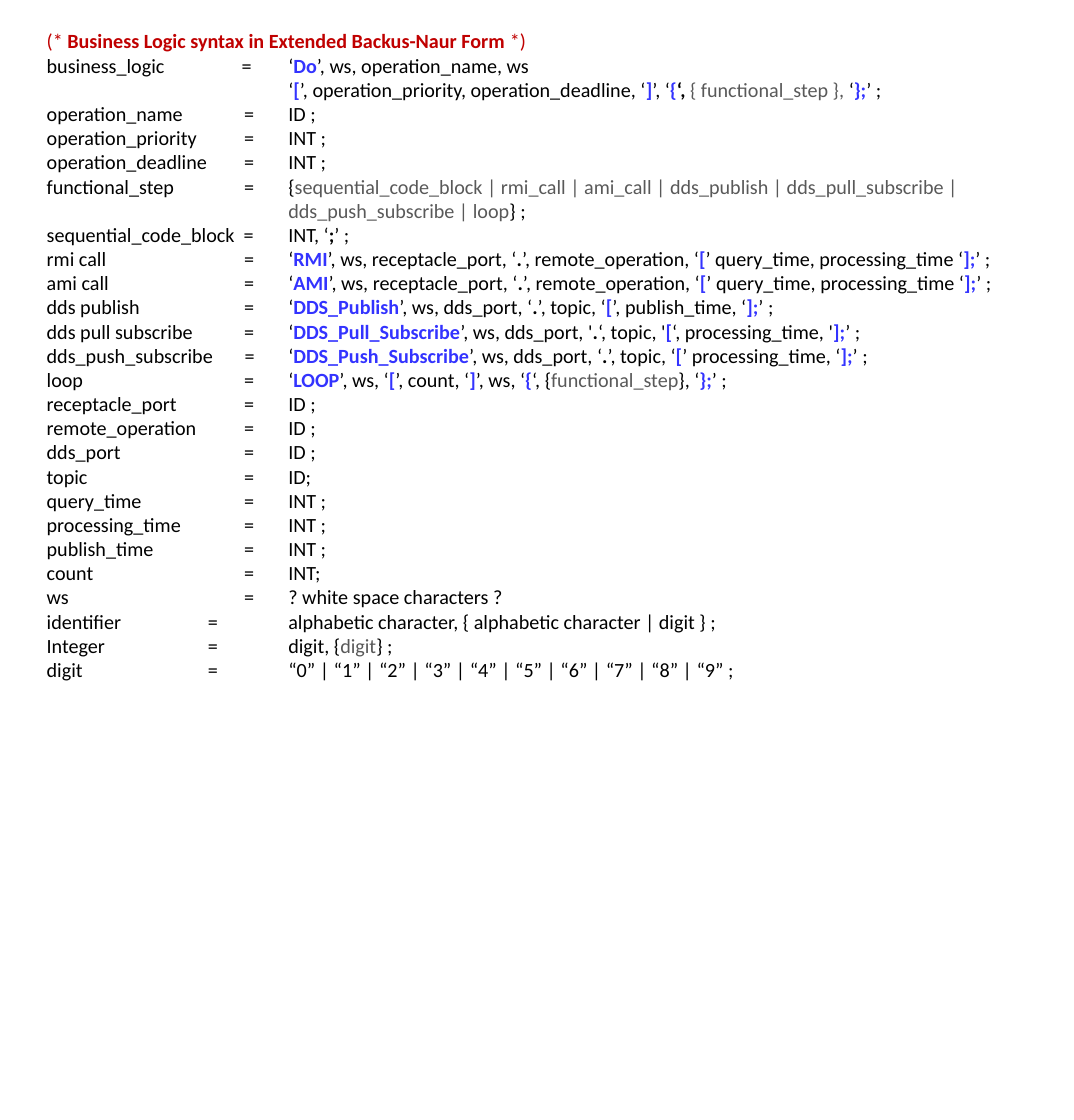
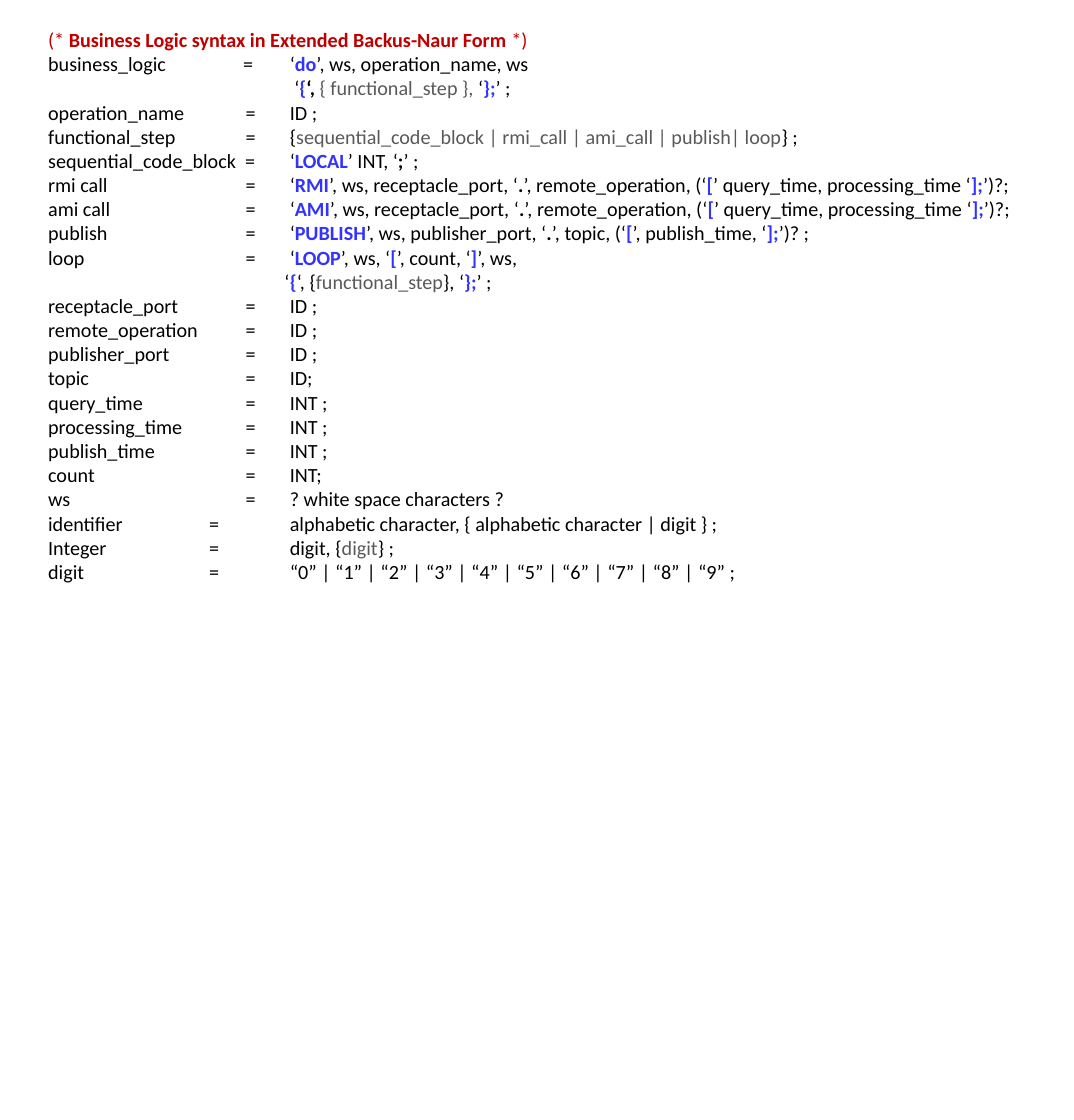
Before and after one commit to p-ranav/phd-dissertation, a slide deck: slide 2 of src/publications/TEX/SEUS-2015/figs/business_logic_ebnf.pptx. Drawn at 1074x1120 pixels with LibreOffice and Linux fonts; fonts in the diff are those of the drawing. Boxes give left, top, right and bottom in pixels: in the first picture for what was removed or moved away, otherwise in the second. Text is boxed around its words. In the diff, an @@ line names an element or a change of style, - is before the commit and + after.

```diff
--- a/src/publications/TEX/SEUS-2015/figs/business_logic_ebnf.pptx
+++ b/src/publications/TEX/SEUS-2015/figs/business_logic_ebnf.pptx
@@ text at box(48, 56, 528, 98): text changed @@
-business_logic = ‘Do’, ws, operation_name, ws
-‘[’, operation_priority, operation_deadline, ‘]’, ‘{‘, { functional_step }, ‘};’ ;
+business_logic = ‘do’, ws, operation_name, ws
+‘{‘, { functional_step }, ‘};’ ;
@@ text at box(48, 129, 962, 292): text changed @@
-operation_priority = INT ;
-operation_deadline = INT ;
-functional_step = {sequential_code_block | rmi_call | ami_call | dds_publish | dds_pull_subscribe | dds_push_subscribe | loop} ;
-sequential_code_block = INT, ‘;’ ;
-rmi call = ‘RMI’, ws, receptacle_port, ‘.’, remote_operation, ‘[’ query_time, processing_time ‘];’ ;
-ami call = ‘AMI’, ws, receptacle_port, ‘.’, remote_operation, ‘[’ query_time, processing_time ‘];’ ;
-dds publish = ‘DDS_Publish’, ws, dds_port, ‘.’, topic, ‘[’, publish_time, ‘];’ ;
-dds pull subscribe = ‘DDS_Pull_Subscribe’, ws, dds_port, '.‘, topic, '[‘, processing_time, '];’ ;
-dds_push_subscribe = ‘DDS_Push_Subscribe’, ws, dds_port, ‘.’, topic, ‘[’ processing_time, ‘];’ ;
-loop = ‘LOOP’, ws, ‘[’, count, ‘]’, ws, ‘{‘, {functional_step}, ‘};’ ;
+functional_step = {sequential_code_block | rmi_call | ami_call | publish| loop} ;
+sequential_code_block = ‘LOCAL’ INT, ‘;’ ;
+rmi call = ‘RMI’, ws, receptacle_port, ‘.’, remote_operation, (‘[’ query_time, processing_time ‘];’)?;
+ami call = ‘AMI’, ws, receptacle_port, ‘.’, remote_operation, (‘[’ query_time, processing_time ‘];’)?;
+publish = ‘PUBLISH’, ws, publisher_port, ‘.’, topic, (‘[’, publish_time, ‘];’)? ;
+loop = ‘LOOP’, ws, ‘[’, count, ‘]’, ws,
+‘{‘, {functional_step}, ‘};’ ;
@@ text at box(48, 347, 307, 365): text changed @@
-dds_port = ID ;
+publisher_port = ID ;
```
Also in this commit, not shown: 14 other files.
